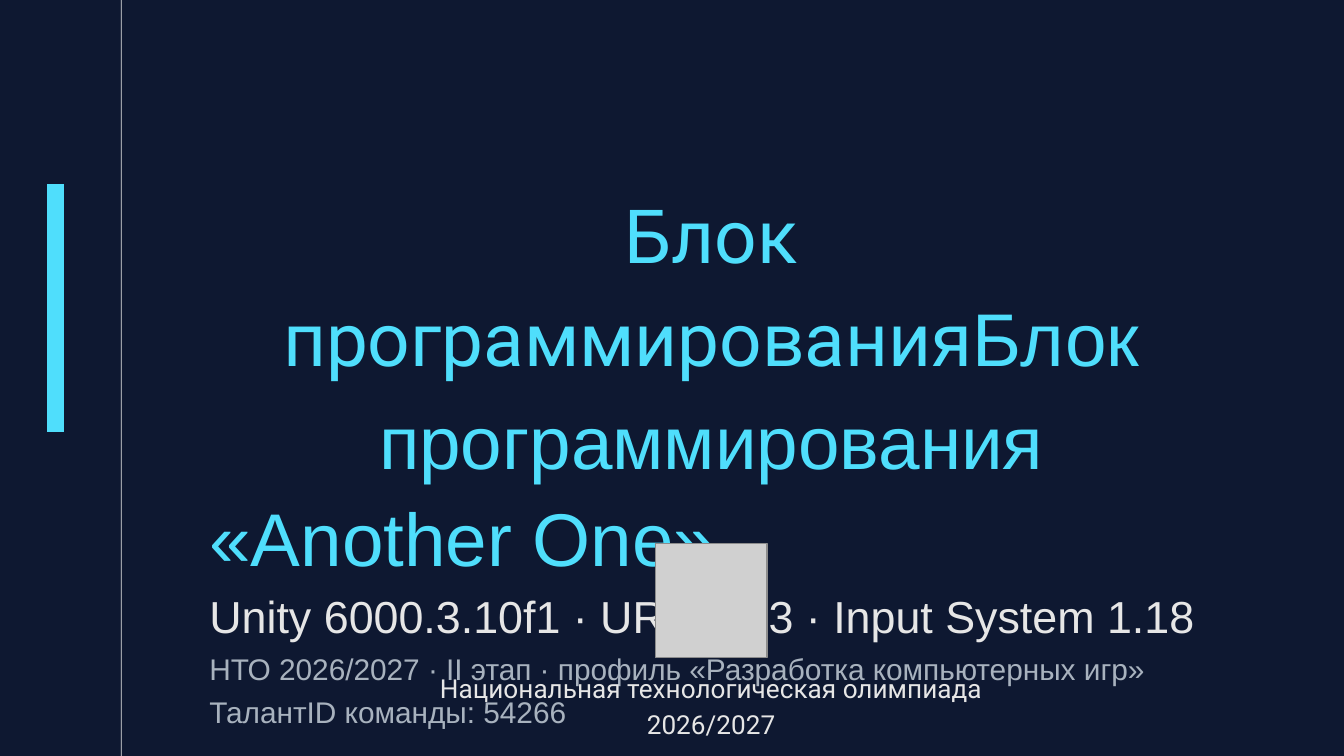
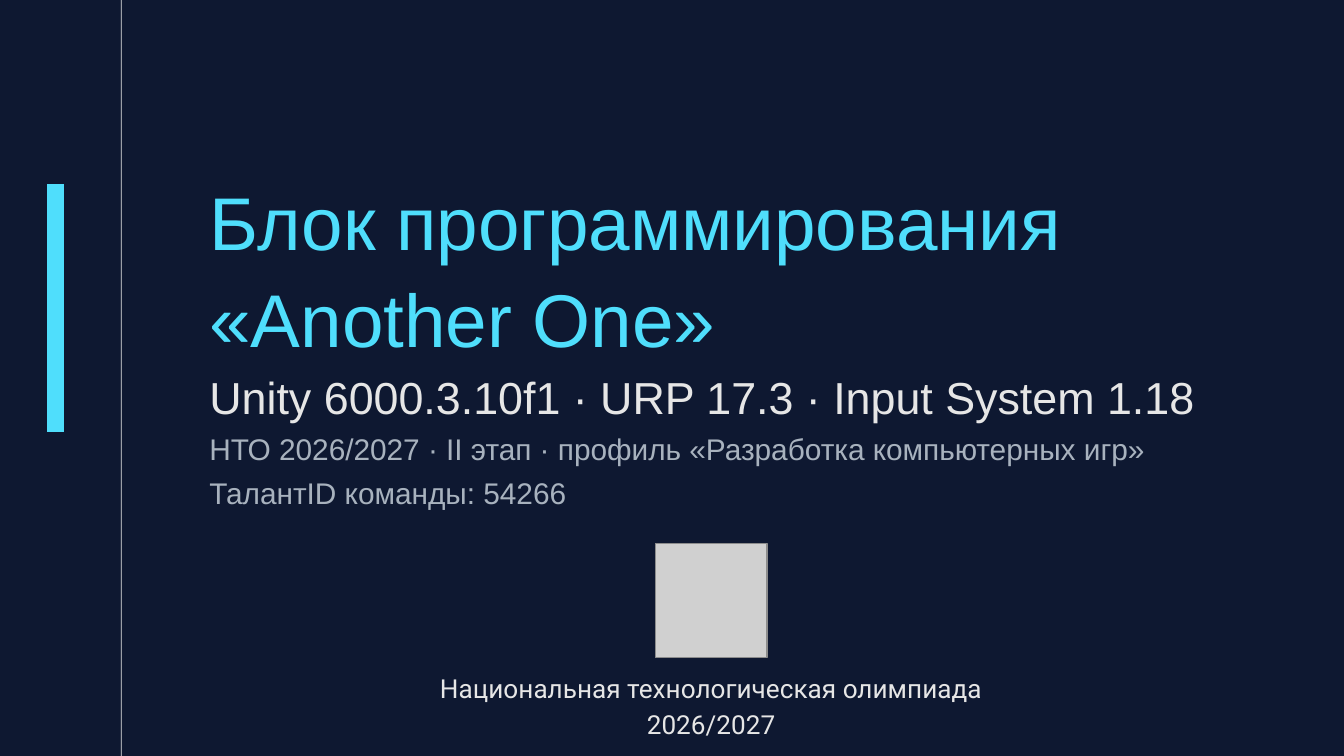
Before and after one commit to 1iterallyMe/Another_One, a slide deck: slide 1 of docs/presentation/Another_One_54266_Архитектура.pptx. Drawn at 1344x756 pixels with LibreOffice and Linux fonts; fonts in the diff are those of the drawing; grey boxes stand for pictures. Boxes give left, top, right and bottom in pixels: in the first picture for what was removed or moved away, otherwise in the second. Text is boxed around its words. In the diff, an @@ line names an element or a change of style, - is before the commit and + after.

```diff
--- a/docs/presentation/Another_One_54266_Архитектура.pptx
+++ b/docs/presentation/Another_One_54266_Архитектура.pptx
@@ text at bbox=[209, 198, 1061, 264]: text changed; font Roboto to Arial @@
-Блок программированияБлок программирования
+Блок программирования
```
Also in this commit, not shown: 8 other slides changed, 22 other files.
